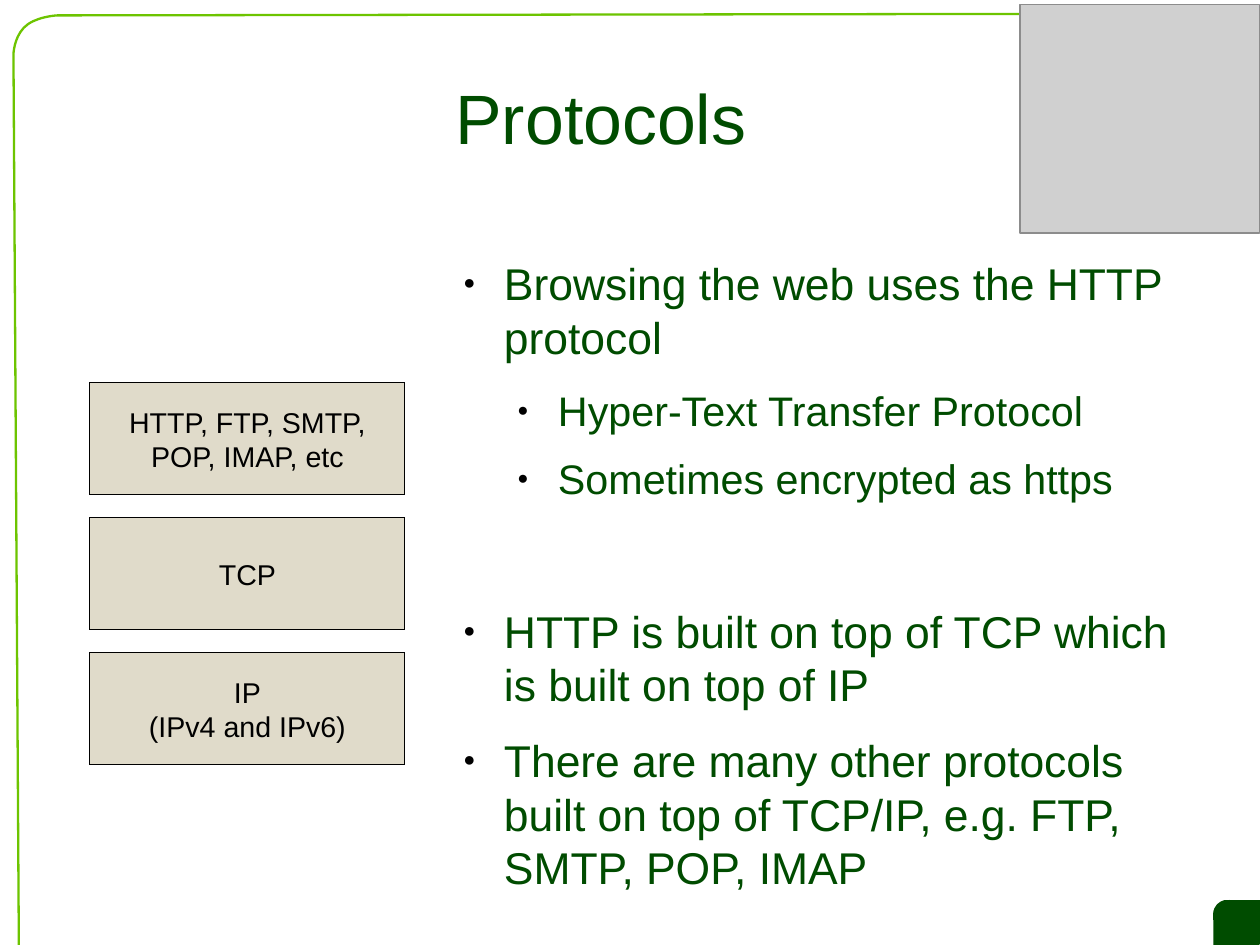
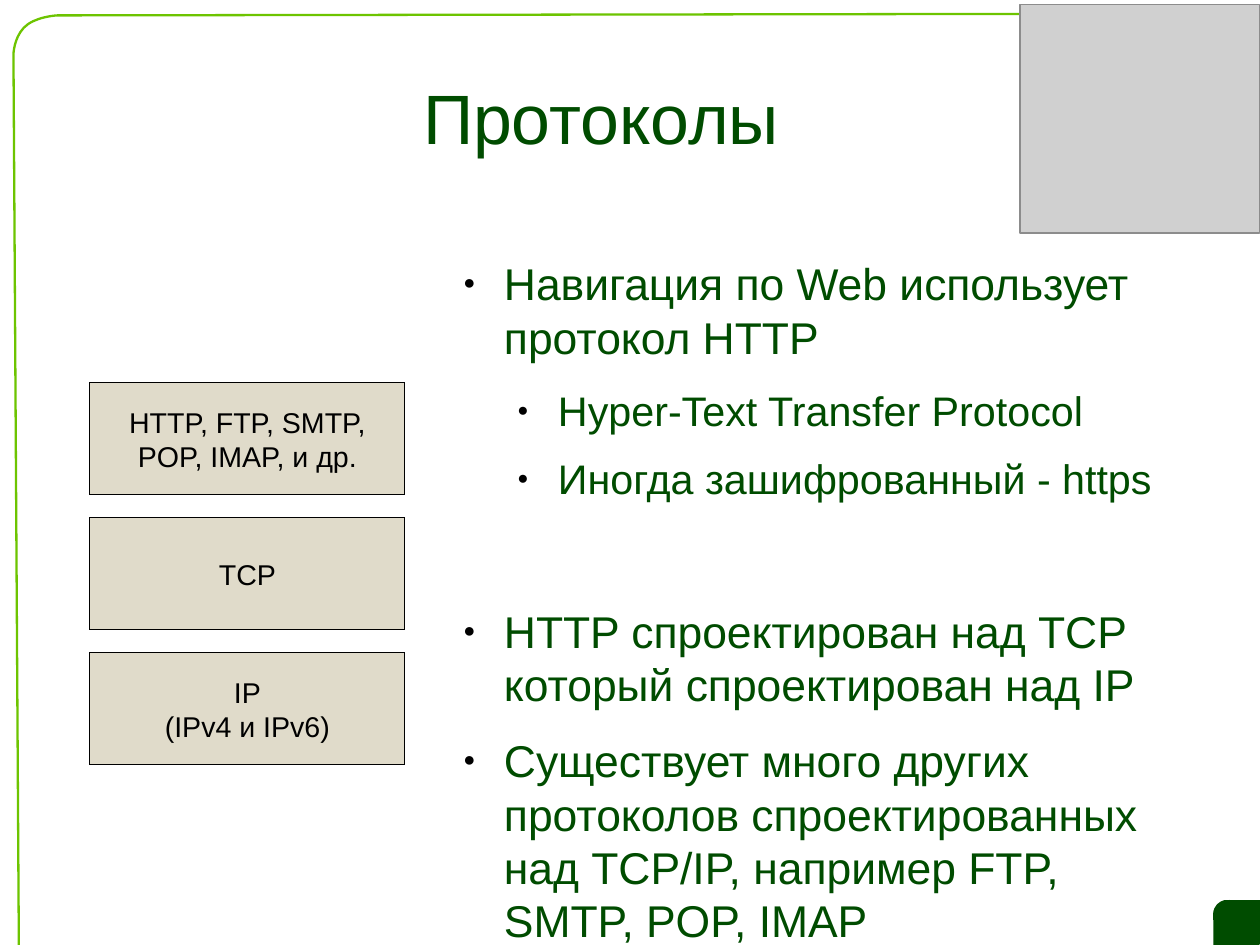
Before and after one commit to saa/qecm, a slide deck: slide 33 of L10/L10 Slides.odp. Drawn at 1260x945 pixels with LibreOffice and Linux fonts; fonts in the diff are those of the drawing; grey boxes stand for pictures; background and template pictures are left out. Boxes give left, top, right and bottom in pixels: in the first picture for what was removed or moved away, otherwise in the second. Text is boxed around its words. In the diff, an @@ line names an element or a change of style, - is before the commit and + after.

```diff
--- a/L10/L10 Slides.odp
+++ b/L10/L10 Slides.odp
@@ title at <box>423,96,779,157</box>: text changed @@
-Protocols
+Протоколы
@@ text at <box>504,267,1128,363</box>: text changed @@
-● Browsing the web uses the HTTP protocol
+● Навигация по Web использует протокол HTTP
@@ text in rectangle at <box>138,447,356,472</box>: text changed @@
-POP, IMAP, etc
+POP, IMAP, и др.
@@ text at <box>504,463,1151,893</box>: text changed @@
-  ● Sometimes encrypted as https
-● HTTP is built on top of TCP which is built on top of IP
-● There are many other protocols built on top of TCP/IP, e.g. FTP, SMTP, POP, IMAP
+  ● Иногда зашифрованный - https
+● HTTP спроектирован над TCP который спроектирован над IP
+● Существует много других протоколов спроектированных над TCP/IP, например FTP, SMTP, POP, IMAP
@@ text in rectangle at <box>165,716,330,742</box>: text changed @@
-(IPv4 and IPv6)
+(IPv4 и IPv6)
```
Also in this commit, not shown: 32 other slides changed, 16 slides added, 16 slides removed.
